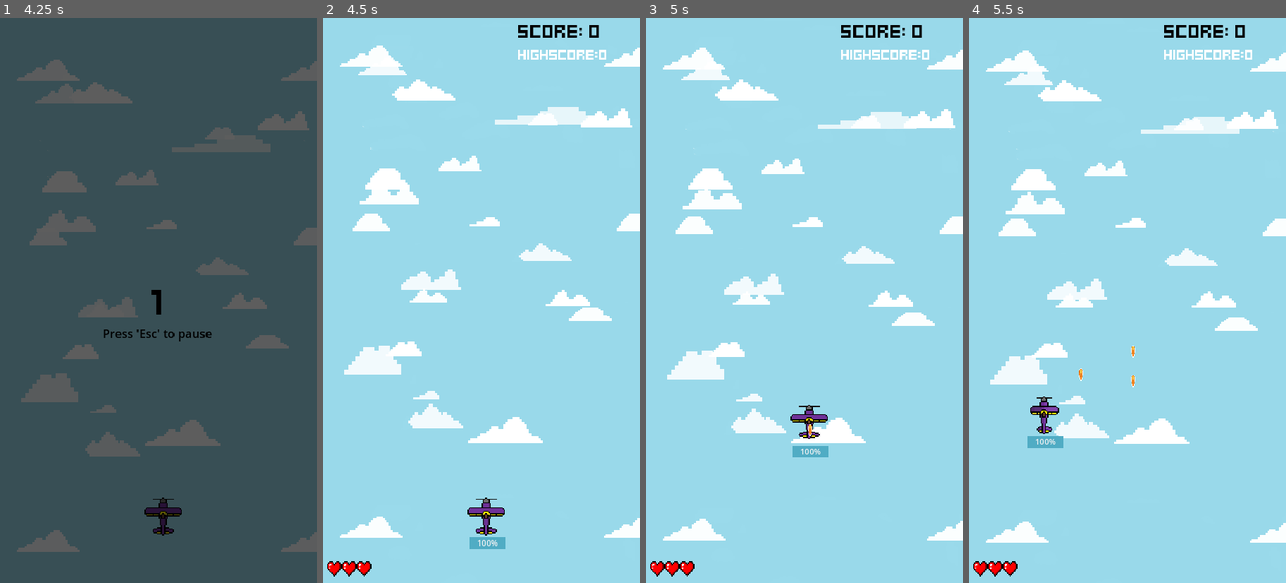
Above: before the commit, frames 1-4 (left to right).
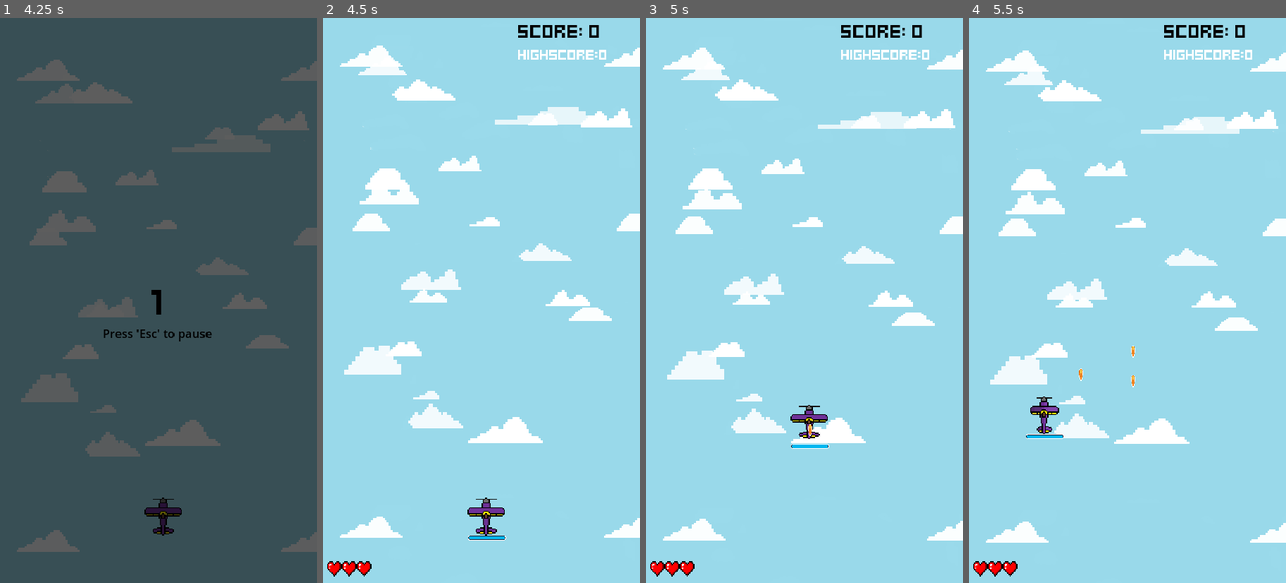
Above: after the commit, the same moments.

Repository: edmundyu2008/LeBombJames
Game: Godot game, scene res://UI/main_menu.tscn
Same seed, same stepped clock (60 frames per second), same inputs: the game is played once before the commit and once after it.
Inputs (mouse positions are in pixels of both pictures, inside the frame that each line leads up to):
- Up to frame 1 (4.25 s): click (57, 385) at 0.5 s; click (57, 385) at 1.25 s; tap Enter (ui_accept) at 2, 2.27, 3.02 s; hold D (ui_right) 2.03-2.78 s; hold S (ui_down) 2.78-3.53 s; hold D (ui_right) from 3.53 s (still down)
- Up to frame 2 (4.5 s): release D (ui_right) at 4.28 s; hold W (ui_up) from 4.28 s (still down)
- Up to frame 3 (5 s): keep holding W (ui_up); tap Enter (ui_accept) at 4.52 s
- Up to frame 4 (5.5 s): release W (ui_up) at 5.03 s; hold A (ui_left) from 5.03 s (still down); tap Enter (ui_accept) at 5.27 s

Frame 1 is identical in both runs. In frame 2, 0.3% of the frame differs, in the area x 45-58%, y 91-94%; in frame 3, 0.3%; in frame 4, 0.3%, in the area x 18-30%, y 73-77%.

Commit message:
need saving

Diff:
--- a/UI/Countdown.gd
+++ b/UI/Countdown.gd
@@ -9,8 +9,9 @@
 
 func _ready():
 	animation_player.play("Timer")
-	await animation_player.animation_finished
-	countdown_timer.timeout.connect(countdown_sound)
+
+func _process(delta):
+	countdown_timer.timeout.connect(variable_pitch_audio_stream_player.play_with_variance)
 
 func countdown_sound() -> void:
 	variable_pitch_audio_stream_player.play_with_variance()
--- a/UI/energy_crystal_sfx.tscn
+++ b/UI/energy_crystal_sfx.tscn
@@ -8,3 +8,4 @@
 
 [node name="AudioStreamPlayer" type="AudioStreamPlayer" parent="."]
 stream = ExtResource("1_an4n6")
+volume_db = -7.495
--- a/UI/you_died.gd
+++ b/UI/you_died.gd
@@ -1,4 +1,5 @@
 extends Control
+
 
 @export var game_stats: GameStats
 
--- a/player_plane/plane.gd
+++ b/player_plane/plane.gd
@@ -13,7 +13,6 @@
 @onready var animated_sprite_2d = $AnimatedSprite2D
 @onready var variable_pitch_audio_stream_player = $VariablePitchAudioStreamPlayer as VariablePitchAudioStreamPlayer
 @onready var audio_stream_player = $AudioStreamPlayer
-
 @onready var energy_bar = $EnergyBar
 
 @export var energy = 0
--- a/player_plane/plane.tscn
+++ b/player_plane/plane.tscn
@@ -22,6 +22,9 @@
 [ext_resource type="AudioStream" uid="uid://dau3s2tgbskw4" path="res://Audio/new_player_shooting_sound.wav" id="20_6owfh"]
 [ext_resource type="Script" path="res://components/variable_pitch_audio_stream_player.gd" id="21_ectwl"]
 [ext_resource type="AudioStream" uid="uid://dxqvunit68h44" path="res://Audio/playertakingdamage.wav" id="22_8hea6"]
+[ext_resource type="Texture2D" uid="uid://daiyf2dltw0qe" path="res://UI/EnergyBarUnderNew.png" id="23_axm3c"]
+[ext_resource type="Texture2D" uid="uid://crs1mxt5fe2ub" path="res://UI/EnergyBarOver1.png" id="24_tna8k"]
+[ext_resource type="Texture2D" uid="uid://ditb0vovuysf4" path="res://UI/EnergyBarFill.png" id="25_hhao1"]
 
 [sub_resource type="SpriteFrames" id="SpriteFrames_87lq6"]
 animations = [{
@@ -65,12 +68,6 @@
 "name": &"default",
 "speed": 5.0
 }]
-
-[sub_resource type="StyleBoxFlat" id="StyleBoxFlat_cgnu0"]
-bg_color = Color(0.193497, 0.279596, 0.375466, 1)
-
-[sub_resource type="StyleBoxFlat" id="StyleBoxFlat_ux4b1"]
-bg_color = Color(0.313726, 0.67451, 0.768627, 1)
 
 [node name="Plane" type="Node2D"]
 script = ExtResource("1_yi7cu")
@@ -130,15 +127,6 @@
 player_health_component = NodePath("../PlayerHealthComponent")
 hurtbox_component = NodePath("../HurtboxComponent")
 
-[node name="EnergyBar" type="ProgressBar" parent="."]
-offset_left = -36.0
-offset_top = 40.0
-offset_right = 38.0
-offset_bottom = 63.0
-theme_override_styles/background = SubResource("StyleBoxFlat_cgnu0")
-theme_override_styles/fill = SubResource("StyleBoxFlat_ux4b1")
-max_value = 15.0
-
 [node name="MoveInputComponent" type="Node" parent="." node_paths=PackedStringArray("move_component")]
 script = ExtResource("17_trpy2")
 move_stats = ExtResource("18_b8anx")
@@ -158,3 +146,14 @@
 stream = ExtResource("22_8hea6")
 volume_db = 0.468
 bus = &"SFX"
+
+[node name="EnergyBar" type="TextureProgressBar" parent="."]
+offset_left = -40.0
+offset_top = 17.0
+offset_right = 40.0
+offset_bottom = 65.0
+max_value = 15.0
+value = 15.0
+texture_under = ExtResource("23_axm3c")
+texture_over = ExtResource("24_tna8k")
+texture_progress = ExtResource("25_hhao1")
Binary file added: UI/EnergyBarFill.png
Not shown, added: UI/EnergyBarFill.png.import
Binary file added: UI/EnergyBarOver1.png
Not shown, added: UI/EnergyBarOver1.png.import
Binary file added: UI/EnergyBarUnderNew.png
Not shown, added: UI/EnergyBarUnderNew.png.import
Not shown: 1 places in player_plane/plane.tscn that only renumber resources
